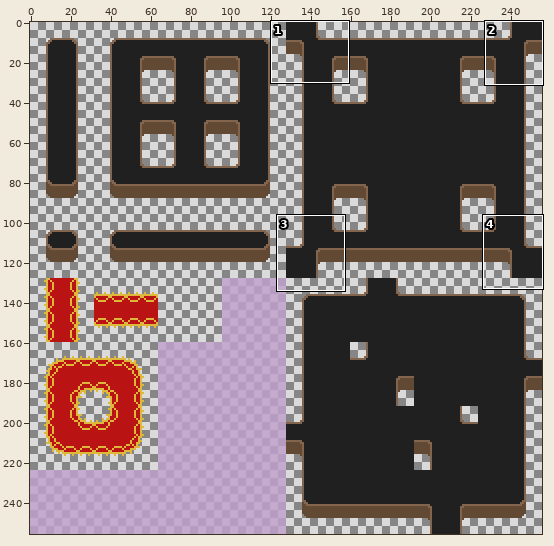
Sprite sheet, stored at disparition/Assets/TileMap-goblingicien.png. Above: a wide view before the commit, with the close-up outlined.
Close-up. First the earlier version:
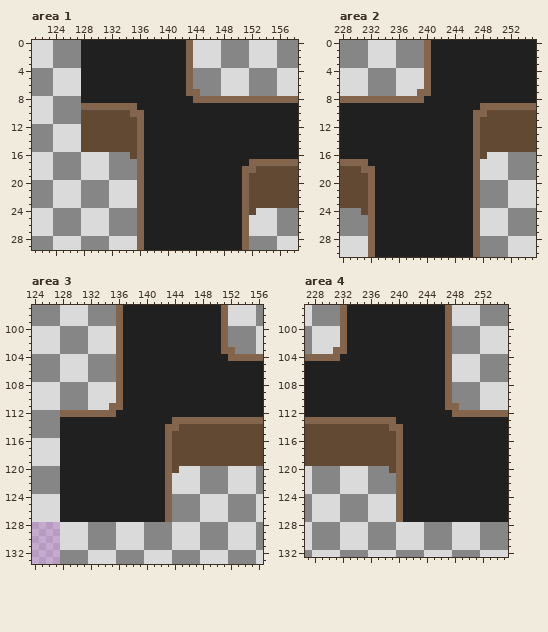
The file is 256x256 pixels. Shown: area 1: x 121..158, y 0..29; area 2: x 228..255, y 0..30; area 3: x 124..156, y 97..133; area 4: x 227..255, y 97..132.
And afterwards:
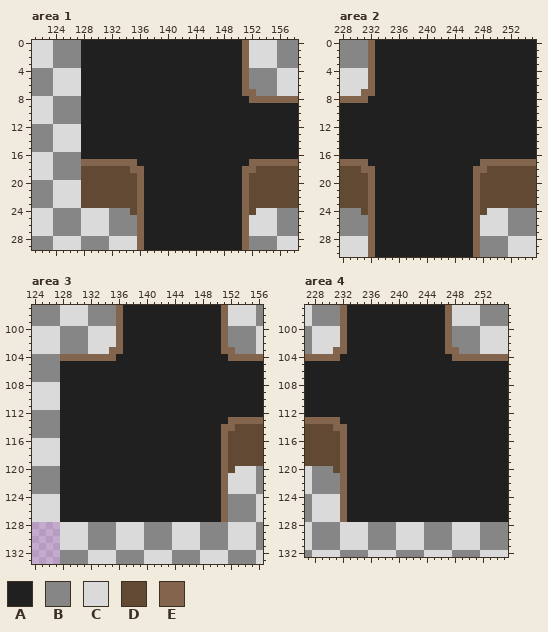
Palette (. is transparent): A #202020  B #868686  C #dadada  D #614934  E #82654c
Change:
Area 1:
y 0..3: x 143..151 ECCCCBBBB -> AAAAAAAAE
y 4..6: x 143..151 EBBBBCCCC -> AAAAAAAAE
y 7: x 143..152 EEBBBCCCCB -> AAAAAAAAEE
y 8: x 144..151 EEEEEEEE -> AAAAAAAA
y 9: x 128..135 EEEEEEEE -> AAAAAAAA
y 10: x 128..136 DDDDDDDEE -> AAAAAAAAA
y 11..15: x 128..136 DDDDDDDDE -> AAAAAAAAA
y 16: x 128..136 CCCCBBBDE -> AAAAAAAAA
y 17: x 128..136 CCCCBBBBE -> EEEEEEEEA
y 18: x 128..135 CCCCBBBB -> DDDDDDDE
y 19: x 128..135 CCCCBBBB -> DDDDDDDD
y 20..23: x 128..135 BBBBCCCC -> DDDDDDDD
y 24: x 135 B -> D
Area 2:
y 0..3: x 232..240 CCCCBBBBE -> EAAAAAAAA
y 4..6: x 232..240 BBBBCCCCE -> EAAAAAAAA
y 7: x 231..240 CBBBBCCCEE -> EEAAAAAAAA
y 8: x 232..239 EEEEEEEE -> AAAAAAAA
y 9: x 248..255 EEEEEEEE -> AAAAAAAA
y 10: x 247..255 EEDDDDDDD -> AAAAAAAAA
y 11..15: x 247..255 EDDDDDDDD -> AAAAAAAAA
y 16: x 247..255 EDCCCBBBB -> AAAAAAAAA
y 17: x 247..255 ECCCCBBBB -> AEEEEEEEE
y 18: x 248..255 CCCCBBBB -> EDDDDDDD
y 19: x 248..255 CCCCBBBB -> DDDDDDDD
y 20..23: x 248..255 BBBBCCCC -> DDDDDDDD
y 24: x 248 C -> D
Area 3:
y 103: x 135 C -> E
y 104: x 128..136 CCCCBBBBE -> EEEEEEEEA
y 105..107: x 128..136 CCCCBBBBE -> AAAAAAAAA
y 108..110: x 128..136 BBBBCCCCE -> AAAAAAAAA
y 111: x 128..136 BBBBCCCEE -> AAAAAAAAA
y 112: x 128..135 EEEEEEEE -> AAAAAAAA
y 113: x 144..151 EEEEEEEE -> AAAAAAAA
y 114: x 143..152 EEDDDDDDDD -> AAAAAAAAEE
y 115..119: x 143..151 EDDDDDDDD -> AAAAAAAAE
y 120: x 143..152 EDCCCBBBBC -> AAAAAAAAED
y 121..123: x 143..151 ECCCCBBBB -> AAAAAAAAE
y 124..127: x 143..151 EBBBBCCCC -> AAAAAAAAE
Area 4:
y 103: x 248 B -> E
y 104: x 247..255 ECCCCBBBB -> AEEEEEEEE
y 105..107: x 247..255 ECCCCBBBB -> AAAAAAAAA
y 108..110: x 247..255 EBBBBCCCC -> AAAAAAAAA
y 111: x 247..255 EEBBBCCCC -> AAAAAAAAA
y 112: x 248..255 EEEEEEEE -> AAAAAAAA
y 113: x 232..239 EEEEEEEE -> AAAAAAAA
y 114: x 231..240 DDDDDDDDEE -> EEAAAAAAAA
y 115..119: x 232..240 DDDDDDDDE -> EAAAAAAAA
y 120: x 231..240 BCCCCBBBDE -> DEAAAAAAAA
y 121..123: x 232..240 CCCCBBBBE -> EAAAAAAAA
y 124..127: x 232..240 BBBBCCCCE -> EAAAAAAAA
